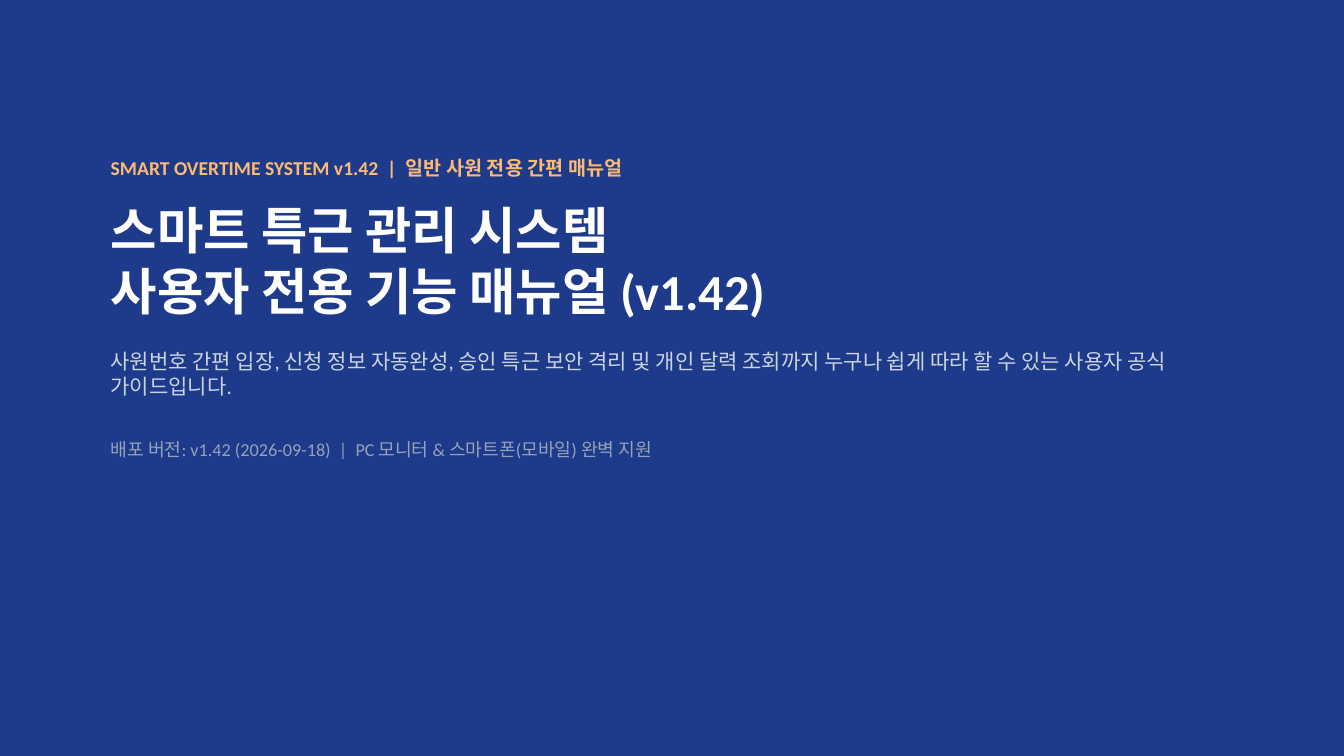
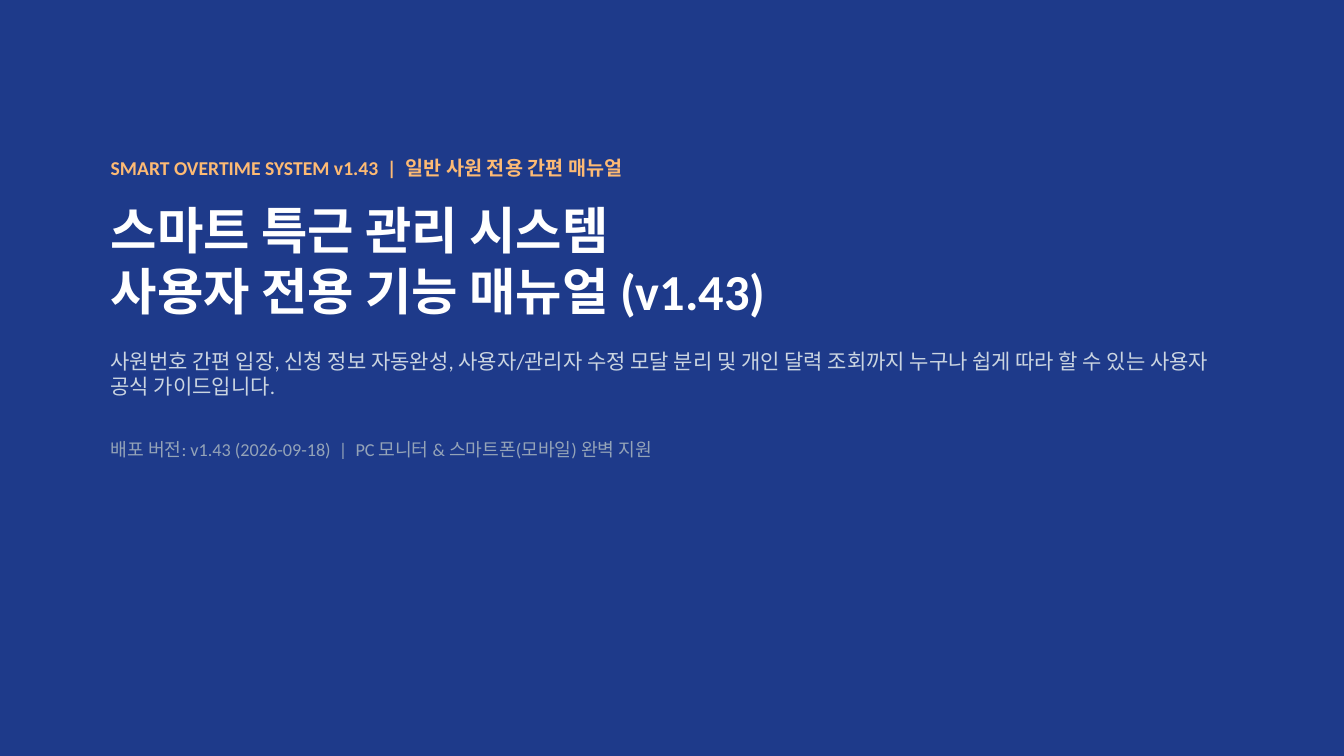
Before and after one commit to rorma34-lab/team-overtime-manager, a slide deck: slide 1 of Overtime_User_Manual.pptx. Drawn at 1344x756 pixels with LibreOffice and Linux fonts; fonts in the diff are those of the drawing. Boxes give left, top, right and bottom in pixels: in the first picture for what was removed or moved away, otherwise in the second. Text is boxed around its words. In the diff, an @@ line names an element or a change of style, - is before the commit and + after.

```diff
--- a/Overtime_User_Manual.pptx
+++ b/Overtime_User_Manual.pptx
@@ text at (111, 158, 1208, 458): text changed @@
-SMART OVERTIME SYSTEM v1.42 | 일반 사원 전용 간편 매뉴얼
-스마트 특근 관리 시스템
-사용자 전용 기능 매뉴얼 (v1.42)
-사원번호 간편 입장, 신청 정보 자동완성, 승인 특근 보안 격리 및 개인 달력 조회까지 누구나 쉽게 따라 할 수 있는 사용자 공식 가이드입니다.
-배포 버전: v1.42 (2026-09-18) | PC 모니터 & 스마트폰(모바일) 완벽 지원
+SMART OVERTIME SYSTEM v1.43 | 일반 사원 전용 간편 매뉴얼
+스마트 특근 관리 시스템
+사용자 전용 기능 매뉴얼 (v1.43)
+사원번호 간편 입장, 신청 정보 자동완성, 사용자/관리자 수정 모달 분리 및 개인 달력 조회까지 누구나 쉽게 따라 할 수 있는 사용자 공식 가이드입니다.
+배포 버전: v1.43 (2026-09-18) | PC 모니터 & 스마트폰(모바일) 완벽 지원
```
Also in this commit, not shown: 1 other slide changed, 7 other files.
